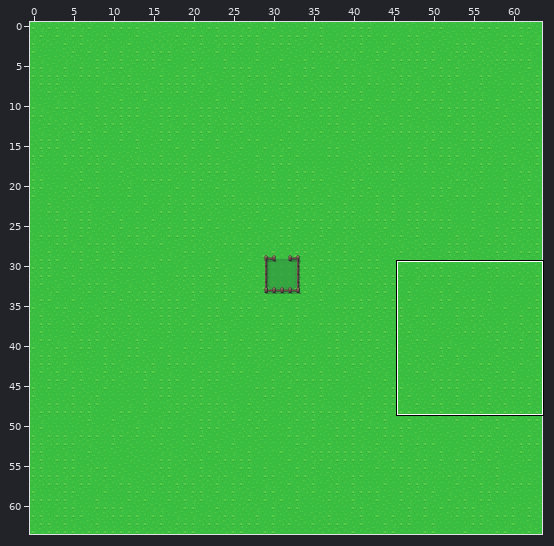
Tiled map: data/map.tmx. Above, an overview of the earlier version with the close-up marked.
Close-up. First the earlier version:
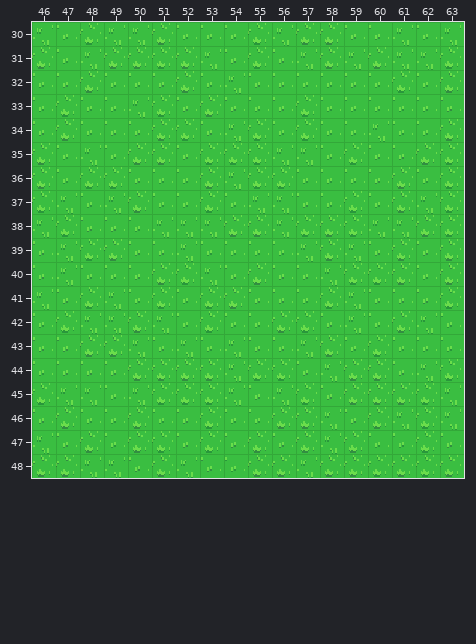
Cells are 16x16 px. Shown: x 46..63, y 30..48. The commit also changed other parts of the map, which this record leaves out.
And afterwards:
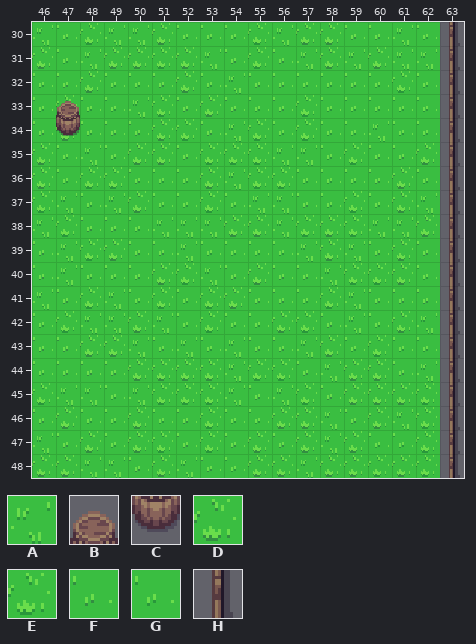
Key: from "tiles": A 0 "1", B 17 "18", C 43 "44", D 211 "212", E 214 "215", F 239 "240", G 242 "243", H 365 "366".
_ is an empty cell.
Changes in this commit:
Layer "background":
Tile A gives way to tile H in row 30 at x 63; in rows 45 to 46 at x 63.
Tile D gives way to tile H in row 32 at x 63; in row 34 at x 63; in rows 39 to 40 at x 63; in row 48 at x 63.
Tile E gives way to tile H in row 31 at x 63; in rows 35 to 38 at x 63; in row 41 at x 63; in row 44 at x 63.
Tile F gives way to tile H in row 33 at x 63; in row 47 at x 63.
Tile G gives way to tile H in rows 42 to 43 at x 63.
Layer "colliding":
The edit adds tile B in row 33 at x 47.
The edit adds tile C in row 34 at x 47.
